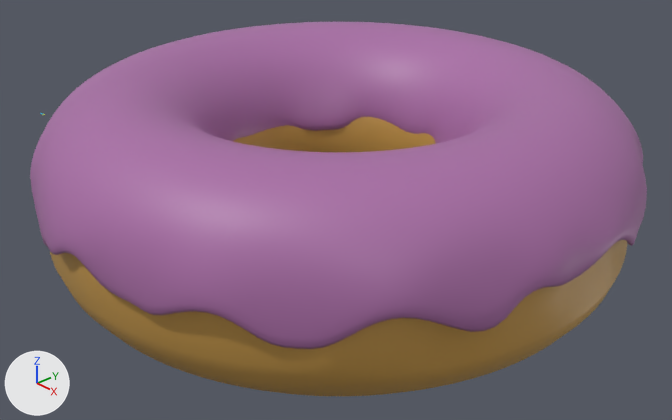
Two versions of the Blender file donut-blender28/donut2.blend, one commit apart.
Both versions are drawn from a 50 mm camera at (0.472, -0.439, 0.361) aimed at (-0.055, 0.048, 0.018). The axes (+X, +Y, +Z) are drawn at lower left. The lights are the same throughout.

In view in the first picture: 'Donut', 'Icing'.
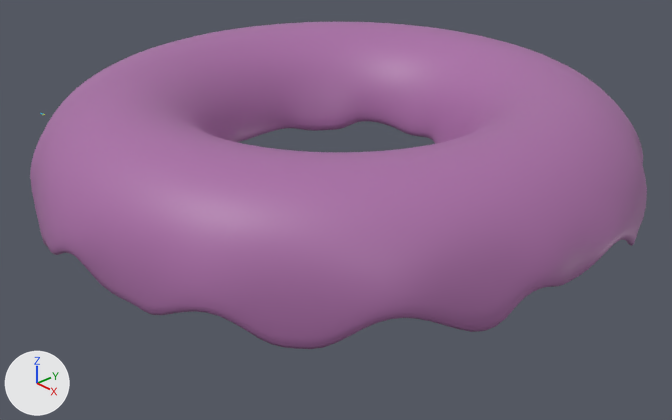
Pixel boxes [x1, y1, x2, y2] of what changed, in the pictures (672 x 420 px):
'Donut', hidden
    before: [50, 117, 627, 396]

Patch to the scene script:
```diff
--- a/donut-blender28/donut2.blend.py
+++ b/donut-blender28/donut2.blend.py
@@ ob_donut @@
 ob_donut.location = (0.0, 0.0, 0.0732)
+ob_donut.hide_set(True)
```
